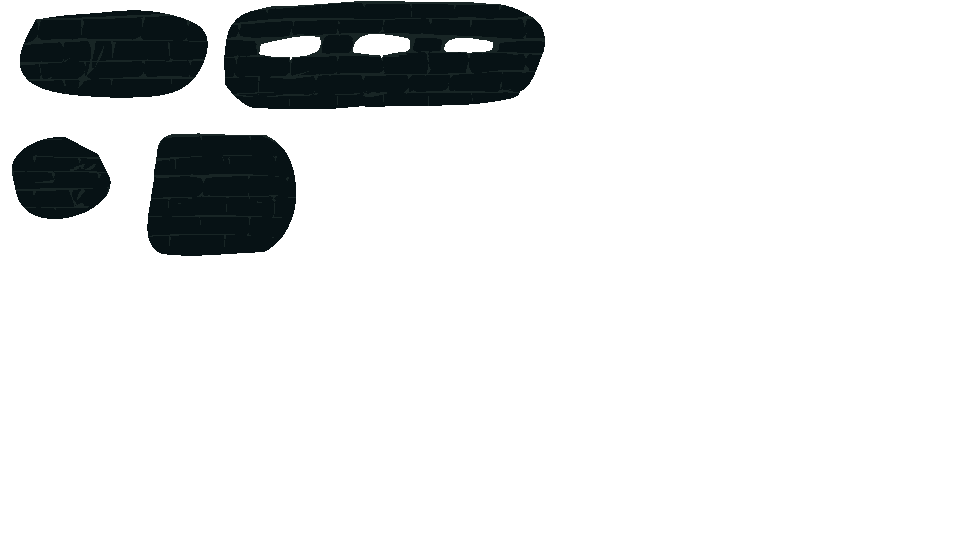
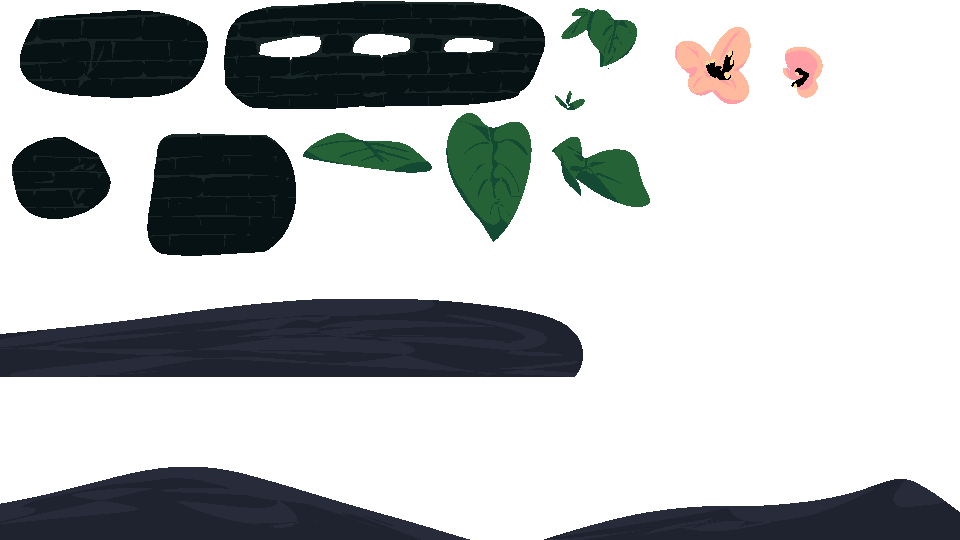
Layer changes from the first 960 x 540 image to the second:
added layer "Paint Layer 11" above "Paint Layer 10" over [675, 27, 823, 104]
added layer "Paint Layer 10" above "Paint Layer 9" over [0, 299, 960, 540]
added layer "Paint Layer 9" above "Group 8" over [192, 8, 704, 320]
